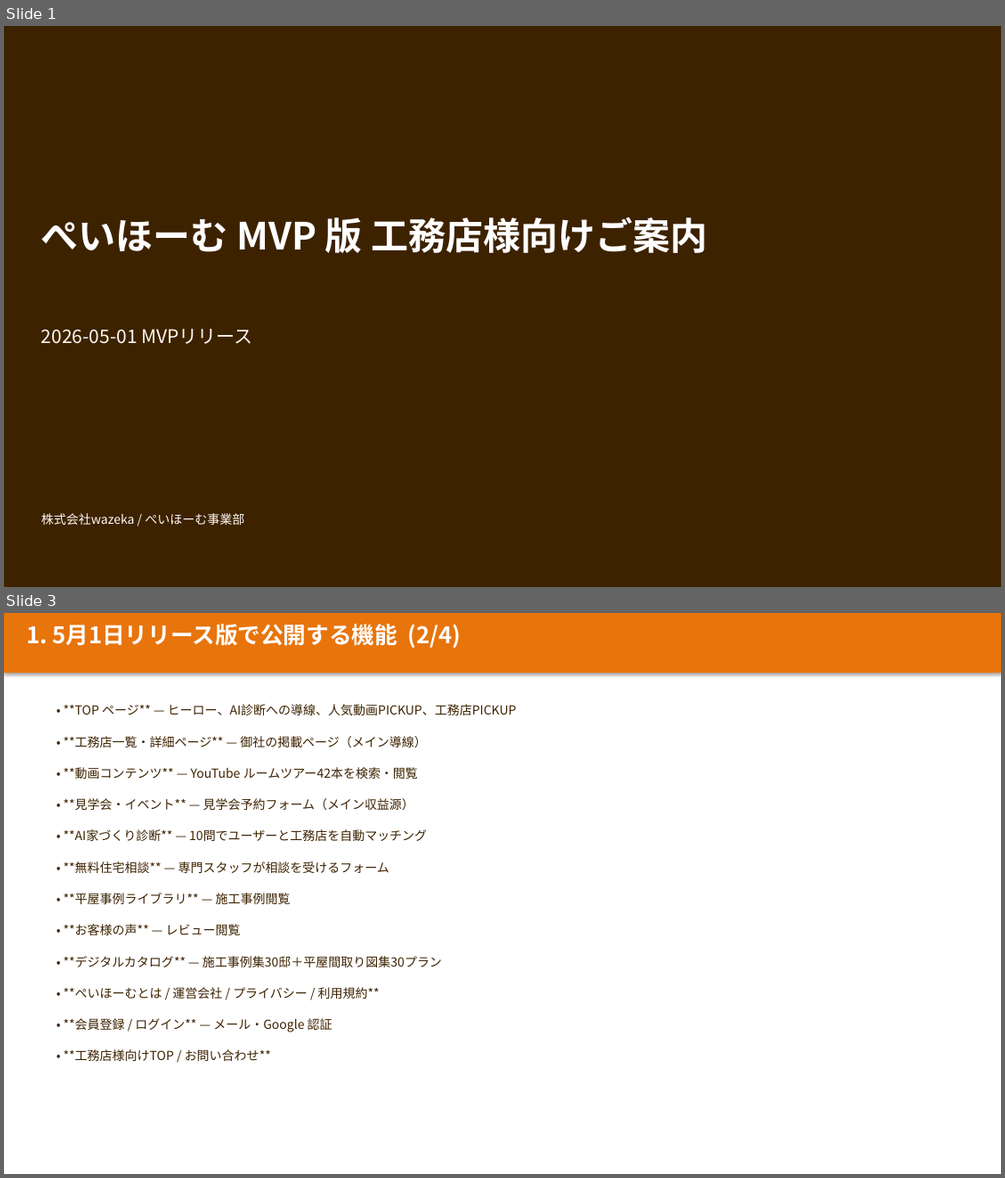
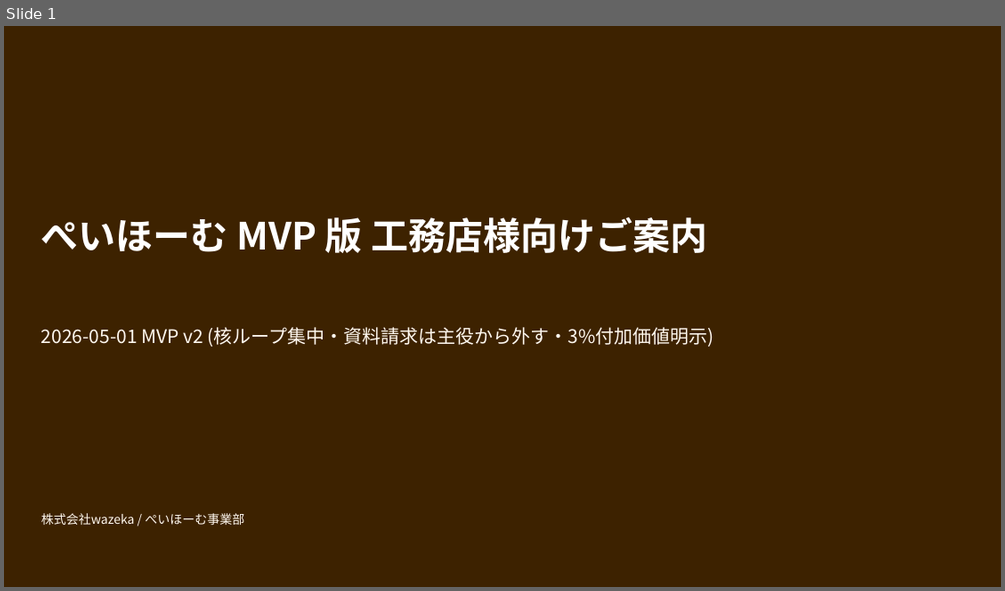
Before and after one commit to wazeka0412/payhome-next, a slide deck: docs/最新版/03_営業関係/工務店向け説明_MVP版.pptx. Shown one above the other, each under a label of ours: slides 1 and 3 before the commit, slide 1 after it; the slides between them are not shown. The pictures are 1005x1178 and 1005x591 pixels, drawn with LibreOffice and Linux fonts; fonts in the diff are those of the drawing. Boxes give left, top, right and bottom in pixels: in the first picture for what was removed or moved away, otherwise in the second. Text is boxed around its words. In the diff, an @@ line names an element or a change of style, - is before the commit and + after.

```diff
--- a/docs/最新版/03_営業関係/工務店向け説明_MVP版.pptx
+++ b/docs/最新版/03_営業関係/工務店向け説明_MVP版.pptx
@@ slide 3 removed at (x1=4, y1=613, x2=1001, y2=1174), background #FFFFFF @@
@@ rectangle removed at (x1=4, y1=613, x2=1001, y2=673) @@
@@ text removed at (x1=26, y1=624, x2=461, y2=648) @@
-1. 5月1日リリース版で公開する機能 (2/4)
@@ text removed at (x1=64, y1=704, x2=517, y2=715) @@
-• **TOP ページ** — ヒーロー、AI診断への導線、人気動画PICKUP、工務店PICKUP
@@ text removed at (x1=64, y1=736, x2=426, y2=748) @@
-• **工務店一覧・詳細ページ** — 御社の掲載ページ（メイン導線）
@@ text removed at (x1=64, y1=767, x2=418, y2=779) @@
-• **動画コンテンツ** — YouTube ルームツアー42本を検索・閲覧
@@ text removed at (x1=64, y1=798, x2=414, y2=810) @@
-• **見学会・イベント** — 見学会予約フォーム（メイン収益源）
@@ text removed at (x1=64, y1=829, x2=427, y2=841) @@
-• **AI家づくり診断** — 10問でユーザーと工務店を自動マッチング
@@ text removed at (x1=64, y1=861, x2=389, y2=873) @@
-• **無料住宅相談** — 専門スタッフが相談を受けるフォーム
@@ text removed at (x1=64, y1=892, x2=291, y2=904) @@
-• **平屋事例ライブラリ** — 施工事例閲覧
@@ text removed at (x1=64, y1=924, x2=241, y2=935) @@
-• **お客様の声** — レビュー閲覧
@@ text removed at (x1=64, y1=956, x2=442, y2=967) @@
-• **デジタルカタログ** — 施工事例集30邸＋平屋間取り図集30プラン
@@ text removed at (x1=64, y1=987, x2=380, y2=998) @@
-• **ぺいほーむとは / 運営会社 / プライバシー / 利用規約**
@@ text removed at (x1=64, y1=1018, x2=332, y2=1032) @@
-• **会員登録 / ログイン** — メール・Google 認証
@@ text removed at (x1=64, y1=1049, x2=271, y2=1061) @@
-• **工務店様向けTOP / お問い合わせ**
@@ slide 1 changed as well @@
@@ text at (x1=41, y1=327, x2=714, y2=346): text changed @@
-2026-05-01 MVPリリース
+2026-05-01 MVP v2 (核ループ集中・資料請求は主役から外す・3%付加価値明示)
```
Also in this commit, not shown: 11 other slides changed, 10 slides added, 5 other slides removed, 21 other files.
